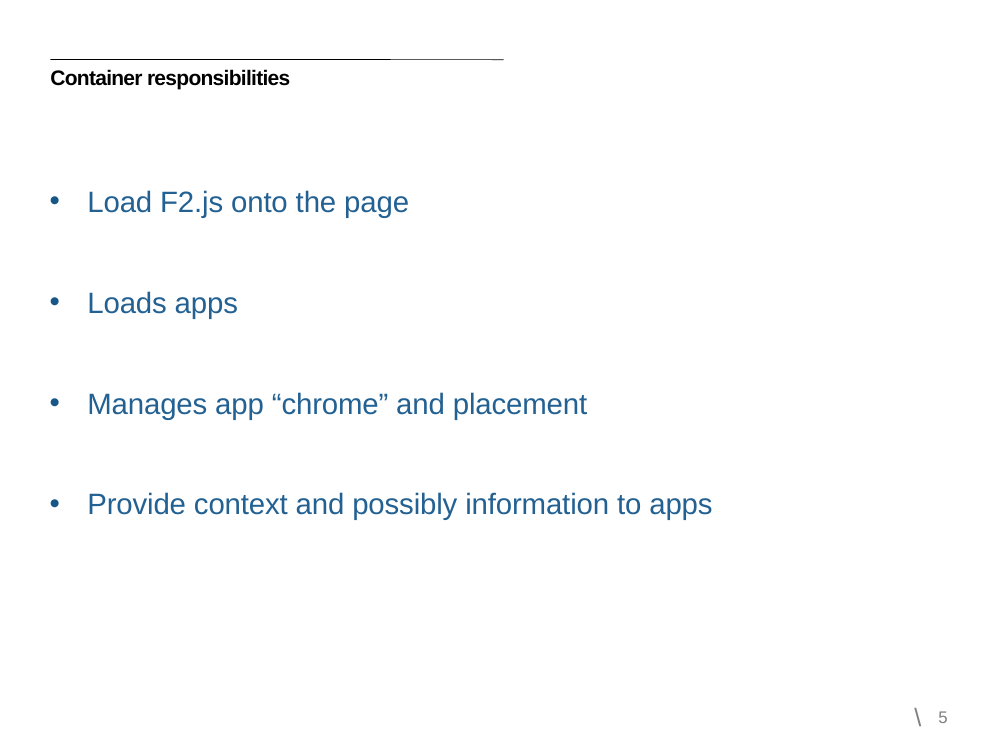
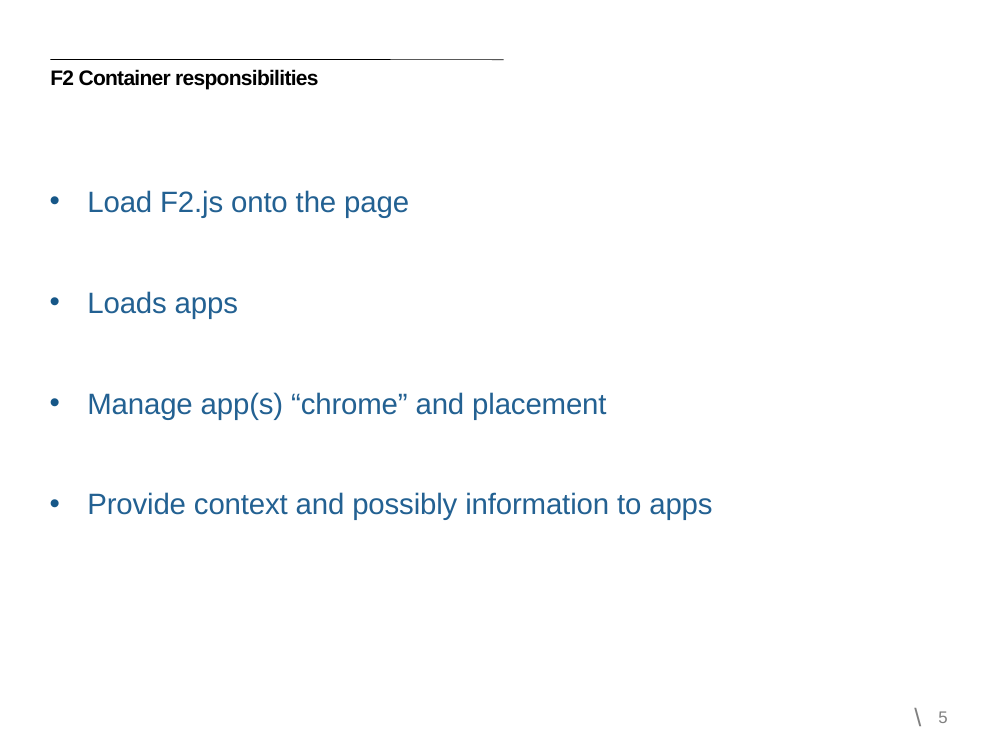
Before and after one commit to Ali-Khatami/Hackathon, a slide deck: slide 5 of Building-F2-Container-Workshop/Building F2 Containers April 11 2013.pptx. Drawn at 1008x756 pixels with LibreOffice and Linux fonts; fonts in the diff are those of the drawing. Boxes give left, top, right and bottom in pixels: in the first picture for what was removed or moved away, otherwise in the second. Text is boxed around its words. In the diff, an @@ line names an element or a change of style, - is before the commit and + after.

```diff
--- a/Building-F2-Container-Workshop/Building F2 Containers April 11 2013.pptx
+++ b/Building-F2-Container-Workshop/Building F2 Containers April 11 2013.pptx
@@ title at [50, 69, 318, 90]: text changed @@
-Container responsibilities
+F2 Container responsibilities
@@ text at [87, 392, 606, 419]: text changed @@
-• Manages app “chrome” and placement
+• Manage app(s) “chrome” and placement
```
Also in this commit, not shown: 3 other slides changed.
